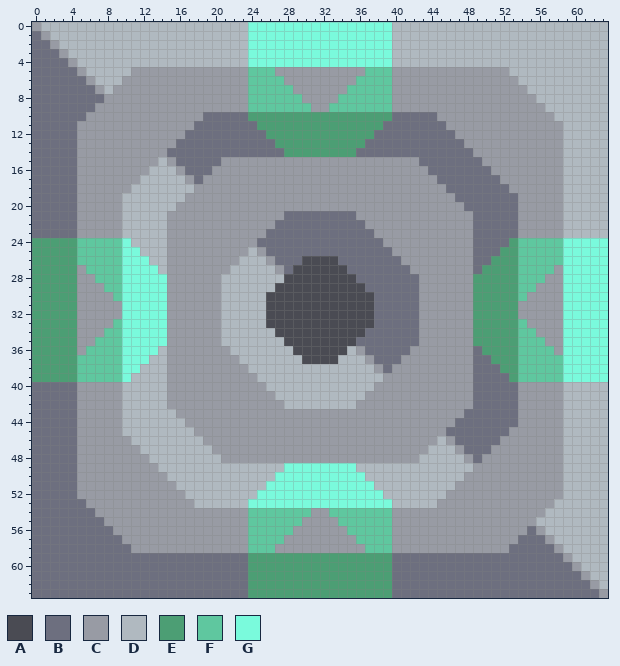
Two states of a pixel-art sprite, sprites/blocks/production/copper-modifier.png. The picture above is the old version.
The file is 64x64 pixels.
Palette (. is transparent): A #4a4b53  B #6d6f7f  C #989ba4  D #b0b9c0  E #4c9e74  F #5fc79f  G #7afadc
The result:
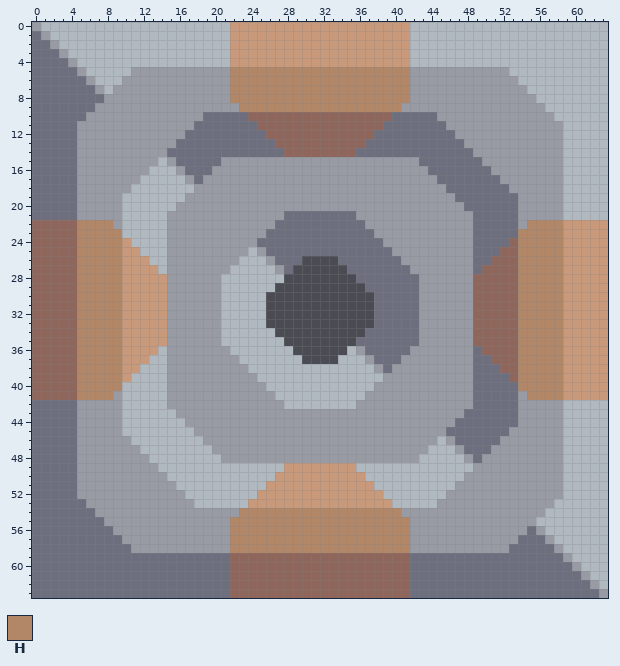
Colours new in this view: H #b28768
The exact change:
Colour E changes from #4c9e74 to #8f665b.
Colour G changes from #7afadc to #c9997b.
Colour B gives way to colour E in rows 22 to 23 at x 0 to 4; in rows 40 to 41 at x 0 to 4; in rows 59 to 63 at x 22 to 23 and 40 to 41.
Colour D gives way to colour G in rows 0 to 4 at x 22 to 23 and 40 to 41; in rows 22 to 23 at x 59 to 63; in rows 40 to 41 at x 59 to 63.
Colour C gives way to colour H in row 5 at x 22 to 23, 27 to 36 and 40 to 41; in row 6 at x 22 to 23, 28 to 35 and 40 to 41; in row 7 at x 22 to 23, 29 to 34 and 40 to 41; in row 8 at x 22 to 23, 30 to 33 and 40 to 41; in row 9 at x 23, 31 to 32 and 40; in row 22 at x 5 to 8 and 55 to 58.
Colour C gives way to colour H in row 23 at x 5 to 9 and 54 to 58; in row 27 at x 5 and 58; in row 28 at x 5 to 6 and 57 to 58; in row 29 at x 5 to 7 and 56 to 58; in row 30 at x 5 to 8 and 55 to 58; in rows 31 to 32 at x 5 to 9 and 54 to 58.
Colour C gives way to colour H in row 33 at x 5 to 8 and 55 to 58; in row 34 at x 5 to 7 and 56 to 58; in row 35 at x 5 to 6 and 57 to 58; in row 36 at x 5 and 58; in row 40 at x 5 to 9 and 54 to 58; in row 41 at x 5 to 8 and 55 to 58.
Colour C gives way to colour H in row 54 at x 23, 31 to 32 and 40; in row 55 at x 22 to 23, 30 to 33 and 40 to 41; in row 56 at x 22 to 23, 29 to 34 and 40 to 41; in row 57 at x 22 to 23, 28 to 35 and 40 to 41; in row 58 at x 22 to 23, 27 to 36 and 40 to 41.
Colour F gives way to colour H in row 5 at x 24 to 26 and 37 to 39; in row 6 at x 24 to 27 and 36 to 39; in row 7 at x 24 to 28 and 35 to 39; in row 8 at x 24 to 29 and 34 to 39; in row 9 at x 24 to 30 and 33 to 39; in rows 24 to 26 at x 5 to 9 and 54 to 58.
Colour F gives way to colour H in row 27 at x 6 to 9 and 54 to 57; in row 28 at x 7 to 9 and 54 to 56; in row 29 at x 8 to 9 and 54 to 55; in row 30 at x 9 and 54; in row 33 at x 9 and 54; in row 34 at x 8 to 9 and 54 to 55.
Colour F gives way to colour H in row 35 at x 7 to 9 and 54 to 56; in row 36 at x 6 to 9 and 54 to 57; in rows 37 to 39 at x 5 to 9 and 54 to 58; in row 54 at x 24 to 30 and 33 to 39; in row 55 at x 24 to 29 and 34 to 39; in row 56 at x 24 to 28 and 35 to 39.
Colour F gives way to colour H in row 57 at x 24 to 27 and 36 to 39; in row 58 at x 24 to 26 and 37 to 39.
Pixel boxes of the changes (left, top, right, bottom) in both pictures:
changed: (230, 22, 410, 157)
changed: (32, 220, 167, 400)
changed: (473, 220, 608, 400)
changed: (230, 463, 410, 598)
